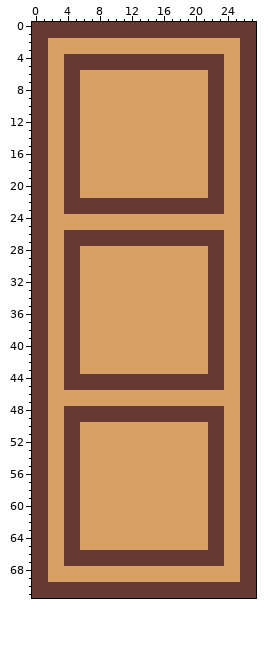
Sprite sheet -- assets/toolbar/background.png. Above, as it was before the edit.
The file is 28x72 pixels.
Once edited:
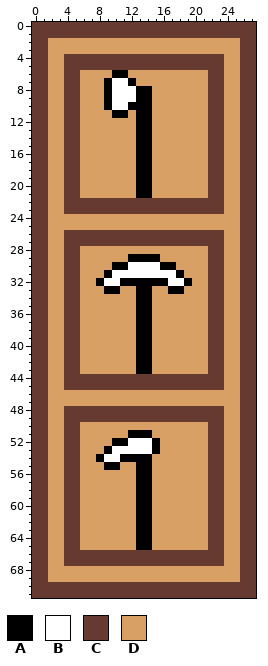
Palette (. is transparent): A #000000  B #ffffff  C #663931  D #d9a066
Change:
@@ x 7..16 @@
  5 CCCCCCCCCC
- 6 DDDDDDDDDD
- 7 DDDDDDDDDD
- 8 DDDDDDDDDD
- 9 DDDDDDDDDD
-10 DDDDDDDDDD
-11 DDDDDDDDDD
-12 DDDDDDDDDD
-13 DDDDDDDDDD
-14 DDDDDDDDDD
-15 DDDDDDDDDD
-16 DDDDDDDDDD
-17 DDDDDDDDDD
-18 DDDDDDDDDD
-19 DDDDDDDDDD
-20 DDDDDDDDDD
-21 DDDDDDDDDD
+ 6 DDDAADDDDD
+ 7 DDABBADDDD
+ 8 DDABBBAADD
+ 9 DDABBBAADD
+10 DDABBAAADD
+11 DDDAADAADD
+12 DDDDDDAADD
+13 DDDDDDAADD
+14 DDDDDDAADD
+15 DDDDDDAADD
+16 DDDDDDAADD
+17 DDDDDDAADD
+18 DDDDDDAADD
+19 DDDDDDAADD
+20 DDDDDDAADD
+21 DDDDDDAADD
 22 CCCCCCCCCC
@@ x 6..21 @@
 28 DDDDDDDDDDDDDDDD
-29 DDDDDDDDDDDDDDDD
-30 DDDDDDDDDDDDDDDD
-31 DDDDDDDDDDDDDDDD
-32 DDDDDDDDDDDDDDDD
-33 DDDDDDDDDDDDDDDD
-34 DDDDDDDDDDDDDDDD
-35 DDDDDDDDDDDDDDDD
-36 DDDDDDDDDDDDDDDD
-37 DDDDDDDDDDDDDDDD
-38 DDDDDDDDDDDDDDDD
-39 DDDDDDDDDDDDDDDD
-40 DDDDDDDDDDDDDDDD
-41 DDDDDDDDDDDDDDDD
-42 DDDDDDDDDDDDDDDD
-43 DDDDDDDDDDDDDDDD
+29 DDDDDDAAAADDDDDD
+30 DDDDAABBBBAADDDD
+31 DDDABBBBBBBBADDD
+32 DDABBAAAAAABBADD
+33 DDDAADDAADDAADDD
+34 DDDDDDDAADDDDDDD
+35 DDDDDDDAADDDDDDD
+36 DDDDDDDAADDDDDDD
+37 DDDDDDDAADDDDDDD
+38 DDDDDDDAADDDDDDD
+39 DDDDDDDAADDDDDDD
+40 DDDDDDDAADDDDDDD
+41 DDDDDDDAADDDDDDD
+42 DDDDDDDAADDDDDDD
+43 DDDDDDDAADDDDDDD
 44 CCCCCCCCCCCCCCCC
@@ x 6..17 @@
 50 DDDDDDDDDDDD
-51 DDDDDDDDDDDD
-52 DDDDDDDDDDDD
-53 DDDDDDDDDDDD
-54 DDDDDDDDDDDD
-55 DDDDDDDDDDDD
-56 DDDDDDDDDDDD
-57 DDDDDDDDDDDD
-58 DDDDDDDDDDDD
-59 DDDDDDDDDDDD
-60 DDDDDDDDDDDD
-61 DDDDDDDDDDDD
-62 DDDDDDDDDDDD
-63 DDDDDDDDDDDD
-64 DDDDDDDDDDDD
-65 DDDDDDDDDDDD
+51 DDDDDDAAADDD
+52 DDDDAABBBADD
+53 DDDABBBBBADD
+54 DDABBAAAADDD
+55 DDDAADDAADDD
+56 DDDDDDDAADDD
+57 DDDDDDDAADDD
+58 DDDDDDDAADDD
+59 DDDDDDDAADDD
+60 DDDDDDDAADDD
+61 DDDDDDDAADDD
+62 DDDDDDDAADDD
+63 DDDDDDDAADDD
+64 DDDDDDDAADDD
+65 DDDDDDDAADDD
 66 CCCCCCCCCCCC
Pixel boxes of the changes (left, top, right, bottom) in both pictures:
changed: (104, 70, 152, 198)
changed: (96, 254, 192, 374)
changed: (96, 430, 160, 550)
